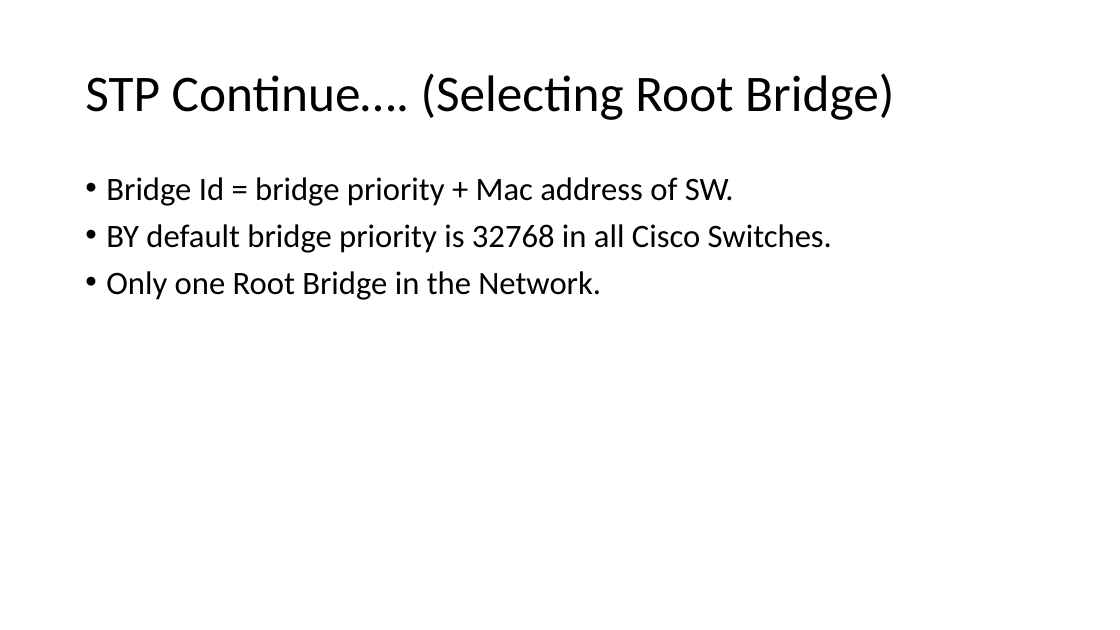
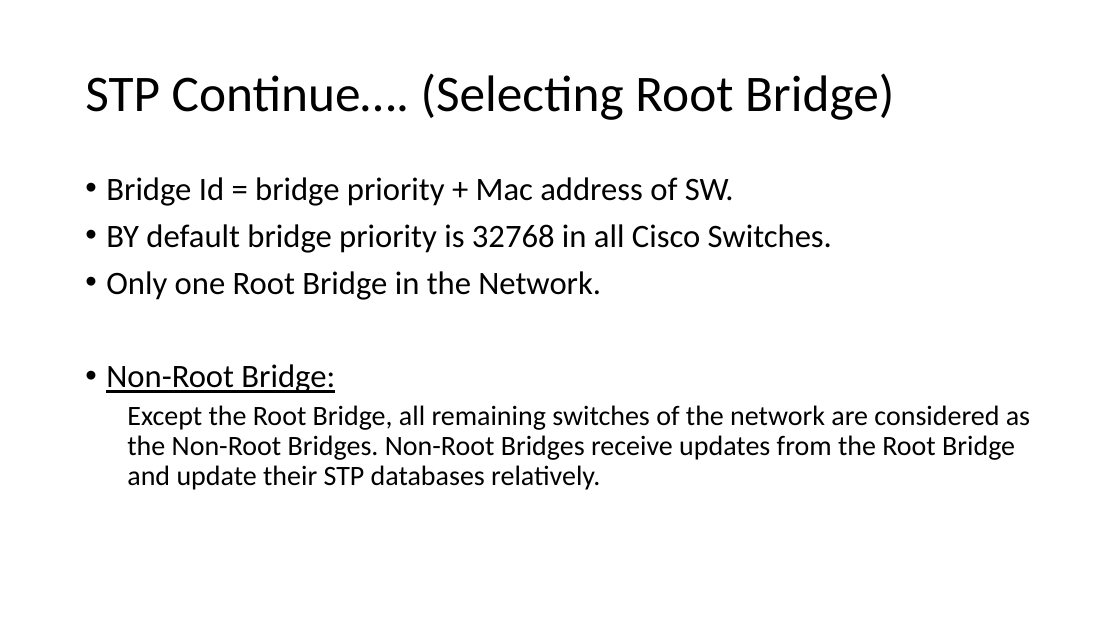
Before and after one commit to MuhammadHaseebAmjad/Networking, a slide deck: slide 30 of CCNA_LAB.pptx. Drawn at 1120x630 pixels with LibreOffice and Linux fonts; fonts in the diff are those of the drawing. Boxes give left, top, right and bottom in pixels: in the first picture for what was removed or moved away, otherwise in the second. Text is boxed around its words. In the diff, an @@ line names an element or a change of style, - is before the commit and + after.

Commit message:
STP Completed

```diff
--- a/CCNA_LAB.pptx
+++ b/CCNA_LAB.pptx
@@ text at box(106, 364, 1030, 490): paragraphs added @@
+• Non-Root Bridge:
+  Except the Root Bridge, all remaining switches of the network are considered as the Non-Root Bridges. Non-Root Bridges receive updates from the Root Bridge and update their STP databases relatively.
```
Also in this commit, not shown: 1 other slide changed, 8 slides added, 8 slides removed.
